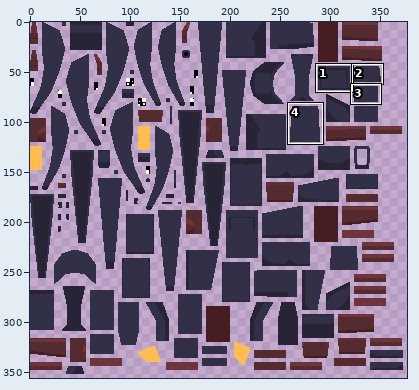
Edited in one commit: sprite sheet (QB-10 Bioweapon.png). Above, an overview of the earlier version with the close-up marked.
Close-up. Old version:
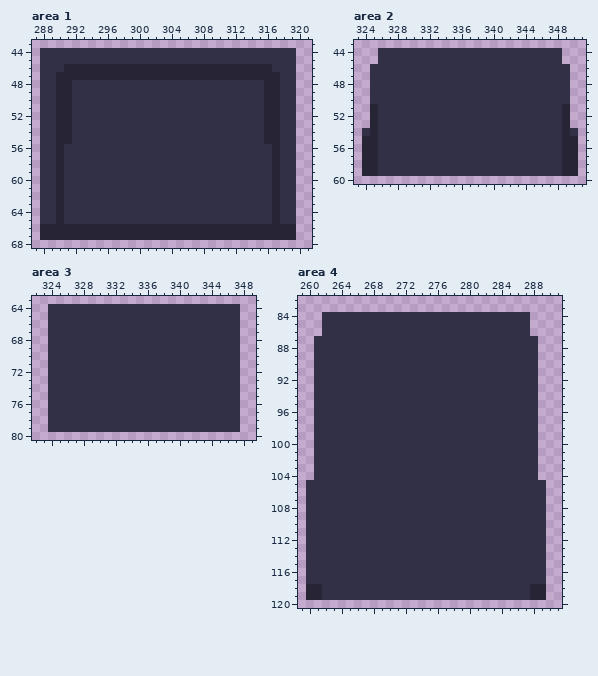
The file is 512x512 pixels. Colours within 5 levels of each other are drawn and written as one. Shown: area 1: x 287..321, y 43..68; area 2: x 323..351, y 43..60; area 3: x 322..349, y 63..80; area 4: x 259..291, y 82..120. The wide view leaves out empty margins. The commit also changed other parts of the picture, which this record leaves out.
The same view after the edit:
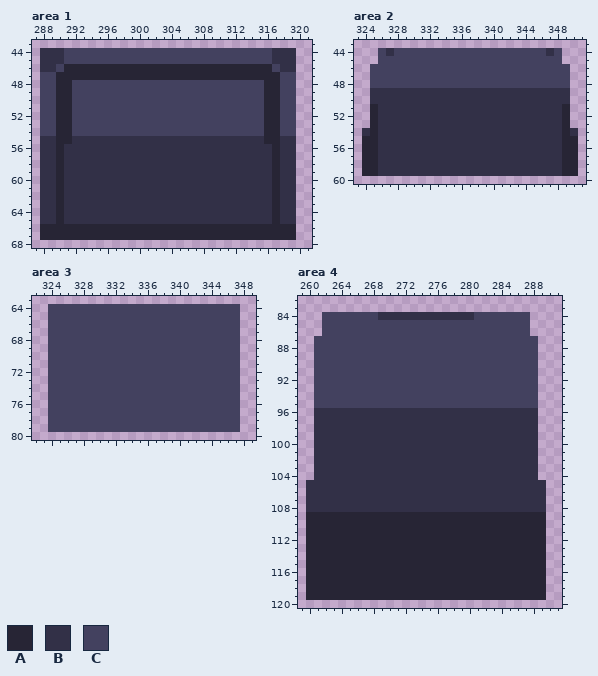
Palette (. is transparent): A #272535  B #323047  C #43415f
From old to new:
Changed rows in their new state; - is an unchanged pixel.
Area 1:
first column x 288:
44 ---CCCCCCCCCCCCCCCCCCCCCCCCCC---
45 ---CCCCCCCCCCCCCCCCCCCCCCCCCC---
46 --C--------------------------C--
47 CC----------------------------CC
48 CC--CCCCCCCCCCCCCCCCCCCCCCCC--CC
49 CC--CCCCCCCCCCCCCCCCCCCCCCCC--CC
50 CC--CCCCCCCCCCCCCCCCCCCCCCCC--CC
51 CC--CCCCCCCCCCCCCCCCCCCCCCCC--CC
52 CC--CCCCCCCCCCCCCCCCCCCCCCCC--CC
53 CC--CCCCCCCCCCCCCCCCCCCCCCCC--CC
54 CC--CCCCCCCCCCCCCCCCCCCCCCCC--CC
Area 2:
first column x 325:
44 -C-CCCCCCCCCCCCCCCCCCC-C-
45 -CCCCCCCCCCCCCCCCCCCCCCC-
46 CCCCCCCCCCCCCCCCCCCCCCCCC
47 CCCCCCCCCCCCCCCCCCCCCCCCC
48 CCCCCCCCCCCCCCCCCCCCCCCCC
Area 3:
first column x 324:
64 CCCCCCCCCCCCCCCCCCCCCCCC
65 CCCCCCCCCCCCCCCCCCCCCCCC
66 CCCCCCCCCCCCCCCCCCCCCCCC
67 CCCCCCCCCCCCCCCCCCCCCCCC
68 CCCCCCCCCCCCCCCCCCCCCCCC
69 CCCCCCCCCCCCCCCCCCCCCCCC
70 CCCCCCCCCCCCCCCCCCCCCCCC
71 CCCCCCCCCCCCCCCCCCCCCCCC
72 CCCCCCCCCCCCCCCCCCCCCCCC
73 CCCCCCCCCCCCCCCCCCCCCCCC
74 CCCCCCCCCCCCCCCCCCCCCCCC
75 CCCCCCCCCCCCCCCCCCCCCCCC
76 CCCCCCCCCCCCCCCCCCCCCCCC
77 CCCCCCCCCCCCCCCCCCCCCCCC
78 CCCCCCCCCCCCCCCCCCCCCCCC
79 CCCCCCCCCCCCCCCCCCCCCCCC
Area 4:
first column x 261:
 84 -CCCCCCC------------CCCCCCC-
 85 -CCCCCCCCCCCCCCCCCCCCCCCCCC-
 86 -CCCCCCCCCCCCCCCCCCCCCCCCCC-
 87 CCCCCCCCCCCCCCCCCCCCCCCCCCCC
 88 CCCCCCCCCCCCCCCCCCCCCCCCCCCC
 89 CCCCCCCCCCCCCCCCCCCCCCCCCCCC
 90 CCCCCCCCCCCCCCCCCCCCCCCCCCCC
 91 CCCCCCCCCCCCCCCCCCCCCCCCCCCC
 92 CCCCCCCCCCCCCCCCCCCCCCCCCCCC
 93 CCCCCCCCCCCCCCCCCCCCCCCCCCCC
 94 CCCCCCCCCCCCCCCCCCCCCCCCCCCC
 95 CCCCCCCCCCCCCCCCCCCCCCCCCCCC
first column x 260:
109 AAAAAAAAAAAAAAAAAAAAAAAAAAAAAA
110 AAAAAAAAAAAAAAAAAAAAAAAAAAAAAA
111 AAAAAAAAAAAAAAAAAAAAAAAAAAAAAA
112 AAAAAAAAAAAAAAAAAAAAAAAAAAAAAA
113 AAAAAAAAAAAAAAAAAAAAAAAAAAAAAA
114 AAAAAAAAAAAAAAAAAAAAAAAAAAAAAA
115 AAAAAAAAAAAAAAAAAAAAAAAAAAAAAA
116 AAAAAAAAAAAAAAAAAAAAAAAAAAAAAA
117 AAAAAAAAAAAAAAAAAAAAAAAAAAAAAA
118 --AAAAAAAAAAAAAAAAAAAAAAAAAA--
119 --AAAAAAAAAAAAAAAAAAAAAAAAAA--
Changed places in both close-ups, as pixel boxes (x1, y1, x2, y2):
changed: (40, 48, 296, 136)
changed: (370, 48, 570, 88)
changed: (48, 304, 240, 432)
changed: (314, 312, 538, 408)
changed: (306, 512, 546, 600)
